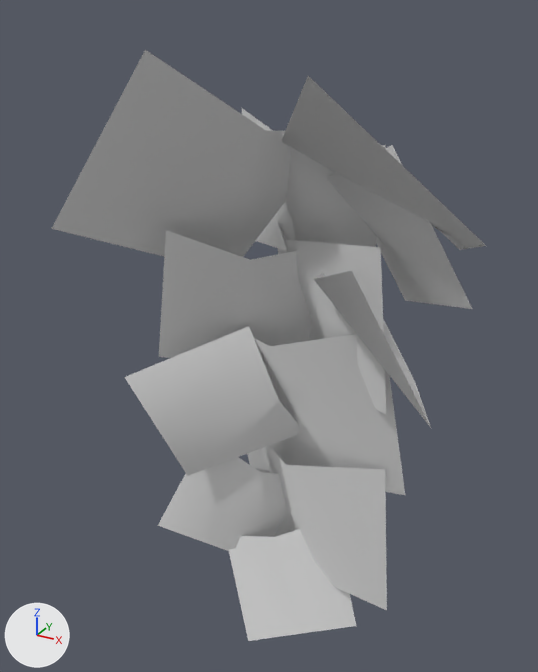
Before and after pictures for a commit that changed the glTF model maps/lyllian/meshes/broadleaf_plant_2.glb.
Both versions are drawn from a 50 mm camera at (1.36, -2.54, 0.41) aimed at (-0.22, 0.32, -1.02). Every picture has the same lights, and +X, +Y and +Z are marked at lower left. The older version comes first.

In view in the first picture: 'Broadleaf.001', 'Broadleaf.002', 'Broadleaf.003', 'Broadleaf.004', 'Broadleaf.005', 'Broadleaf.006', 'Broadleaf.007', 'Broadleaf.008', 'Broadleaf.009', 'Broadleaf.010', 'Broadleaf.011', 'Broadleaf.012'.
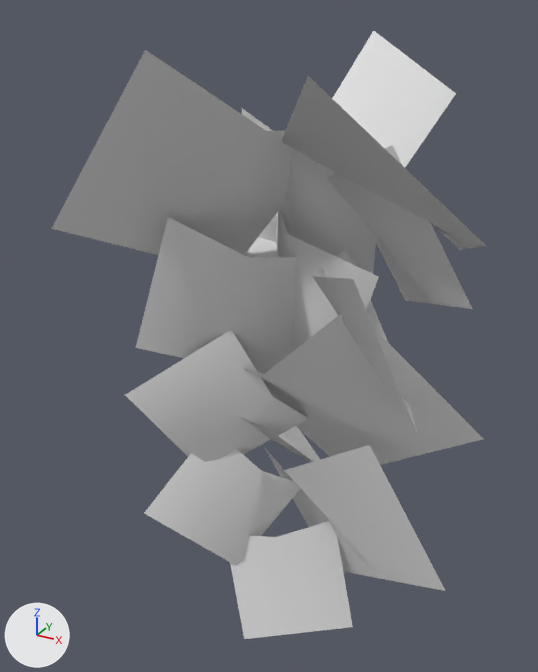
Location of each change, [x1, y1, x2, y2] in pixels of the pictures (538 x 672 px):
'Broadleaf.007', moved, turned: before [247, 334, 405, 495]; after [244, 314, 483, 465]
'Broadleaf.005', turned: before [159, 230, 312, 358]; after [136, 217, 297, 374]
'Broadleaf.009', turned: before [255, 446, 387, 610]; after [264, 445, 445, 591]
'Broadleaf.008', moved, turned: before [124, 326, 299, 476]; after [125, 331, 308, 462]
'Broadleaf.011', turned: before [228, 529, 356, 641]; after [230, 521, 353, 639]
'Broadleaf.010', turned: before [158, 457, 287, 551]; after [144, 448, 301, 566]
'Broadleaf.013', added: after [317, 31, 456, 176]
'Broadleaf.004', turned: before [278, 223, 386, 414]; after [274, 207, 379, 356]
'Broadleaf.006', turned: before [314, 271, 431, 427]; after [313, 250, 418, 435]
'Broadleaf.015', added: after [242, 418, 320, 462]
'Broadleaf.014', added: after [243, 237, 279, 258]

Diff of the bpy script that builds the scene:
```diff
--- a/maps/lyllian/meshes/broadleaf_plant_2.glb.py
+++ b/maps/lyllian/meshes/broadleaf_plant_2.glb.py
@@ ob_broadleaf_004 @@
 ob_broadleaf_004.location = (0.005, 0.41, -0.493)
-ob_broadleaf_004.rotation_euler = (-1.485, -0.0403, -0.494)  # degrees (-85, -2.3, -28)
+ob_broadleaf_004.rotation_euler = (-1.632, 0.302, -0.454)  # degrees (-94, 17, -26)
 ob_broadleaf_004.scale = (1.6, 1.6, 1.6)
@@ ob_broadleaf_005 @@
 ob_broadleaf_005.location = (-0.243, 0.18, -0.507)
-ob_broadleaf_005.rotation_euler = (-1.313, 0.117, 0.591)  # degrees (-75, 6.7, 34)
+ob_broadleaf_005.rotation_euler = (-1.364, 0.282, 0.599)  # degrees (-78, 16, 34)
 ob_broadleaf_005.scale = (1.45, 1.45, 1.45)
@@ ob_broadleaf_006 @@
 ob_broadleaf_006.location = (0.221, 0.227, -0.554)
-ob_broadleaf_006.rotation_euler = (-1.066, -0.203, -1.167)  # degrees (-61, -12, -67)
+ob_broadleaf_006.rotation_euler = (-1.15, -0.112, -1.145)  # degrees (-66, -6.4, -66)
 ob_broadleaf_006.scale = (1.39, 1.39, 1.39)
@@ ob_broadleaf_007 @@
 ob_broadleaf_007 = bpy.data.objects.new('Broadleaf.007', me_plane_002)
-ob_broadleaf_007.location = (-0.081, 0.311, -0.934)
-ob_broadleaf_007.rotation_euler = (-1.464, -0.151, -0.0255)  # degrees (-84, -8.7, -1.5)
+ob_broadleaf_007.location = (-0.068, 0.188, -0.954)
+ob_broadleaf_007.rotation_euler = (-1.072, -0.611, -0.24)  # degrees (-61, -35, -14)
 ob_broadleaf_007.scale = (1.8, 1.8, 1.8)
@@ ob_broadleaf_008 @@
 ob_broadleaf_008 = bpy.data.objects.new('Broadleaf.008', me_plane_002)
-ob_broadleaf_008.location = (-0.13, 0.251, -1.214)
-ob_broadleaf_008.rotation_euler = (-1.372, 1.137, 0.696)  # degrees (-79, 65, 40)
+ob_broadleaf_008.location = (-0.184, 0.287, -1.214)
+ob_broadleaf_008.rotation_euler = (-1.301, 0.938, 0.735)  # degrees (-75, 54, 42)
 ob_broadleaf_008.scale = (1.32, 1.32, 1.32)
@@ ob_broadleaf_009 @@
 ob_broadleaf_009.location = (-0.004, 0.376, -1.602)
-ob_broadleaf_009.rotation_euler = (-1.552, -0.0721, -0.161)  # degrees (-89, -4.1, -9.2)
+ob_broadleaf_009.rotation_euler = (-1.323, -0.454, -0.364)  # degrees (-76, -26, -21)
 ob_broadleaf_009.scale = (1.71, 1.71, 1.71)
@@ ob_broadleaf_010 @@
 ob_broadleaf_010.location = (-0.291, 0.34, -1.734)
-ob_broadleaf_010.rotation_euler = (-1.598, 0.475, 0.575)  # degrees (-92, 27, 33)
+ob_broadleaf_010.rotation_euler = (-1.672, 0.659, 0.556)  # degrees (-96, 38, 32)
 ob_broadleaf_010.scale = (1.23, 1.23, 1.23)
@@ ob_broadleaf_011 @@
 ob_broadleaf_011.location = (-0.185, 0.374, -2.17)
-ob_broadleaf_011.rotation_euler = (-1.906, -0.242, 0.444)  # degrees (-109, -14, 25)
+ob_broadleaf_011.rotation_euler = (-1.891, -0.203, 0.447)  # degrees (-108, -12, 26)
 ob_broadleaf_011.scale = (1.23, 1.23, 1.23)
@@ ob_broadleaf_015 @@
+ob_broadleaf_015 = bpy.data.objects.new('Broadleaf.015', me_plane_002)
+ob_broadleaf_015.location = (-0.347, 0.261, -1.298)
+ob_broadleaf_015.rotation_euler = (-0.834, 0.268, -0.59)  # degrees (-48, 15, -34)
+ob_broadleaf_015.scale = (1.31, 1.31, 1.31)
@@ ob_broadleaf_014 @@
+ob_broadleaf_014 = bpy.data.objects.new('Broadleaf.014', me_plane_002)
+ob_broadleaf_014.location = (-0.318, 0.316, -0.684)
+ob_broadleaf_014.rotation_euler = (0.489, 0.0367, 0.816)  # degrees (28, 2.1, 47)
+ob_broadleaf_014.scale = (0.889, 0.889, 0.889)
@@ ob_broadleaf_013 @@
+ob_broadleaf_013 = bpy.data.objects.new('Broadleaf.013', me_plane_002)
+ob_broadleaf_013.location = (0.096, 0.36, -0.233)
+ob_broadleaf_013.rotation_euler = (-1.201, -2.742, -0.497)  # degrees (-69, -157, -28)
+ob_broadleaf_013.scale = (1.08, 1.08, 1.08)
```
